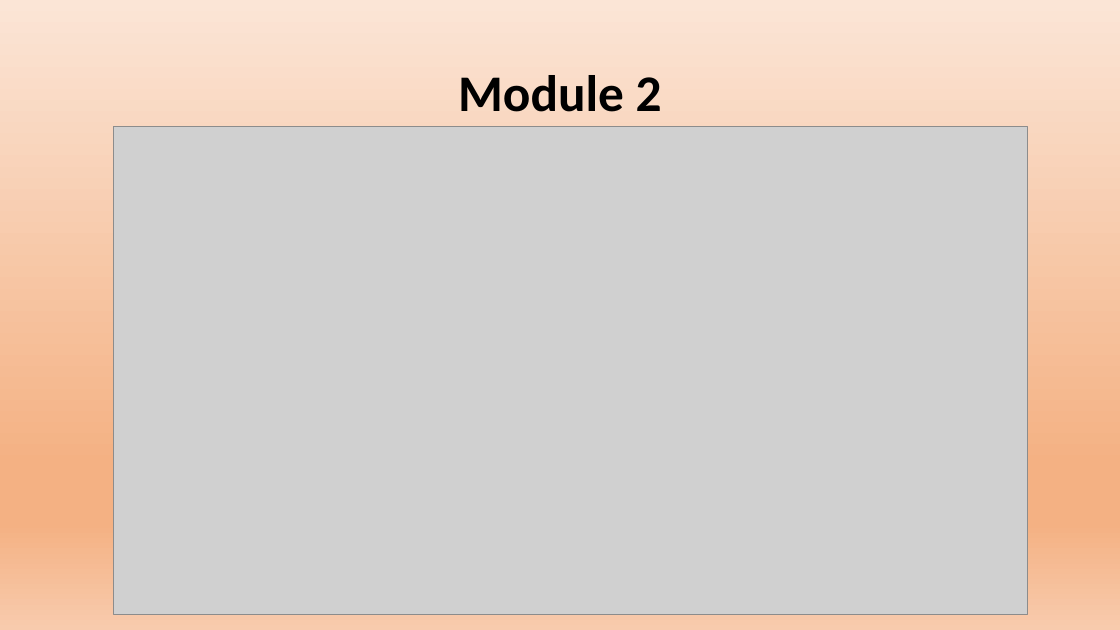
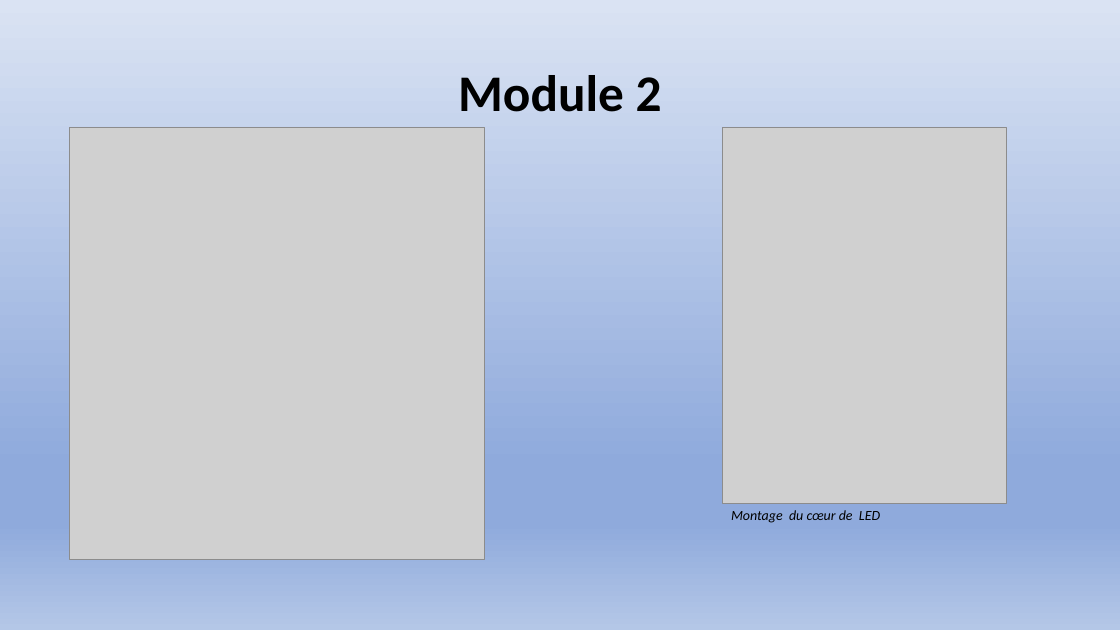
Before and after one commit to Exia-Jellyfish/UE-1-Projet-Grp7, a slide deck: slide 6 of PROJET 1 UE 1 diapositive.pptx. Drawn at 1120x630 pixels with LibreOffice and Linux fonts; fonts in the diff are those of the drawing; grey boxes stand for pictures. Boxes give left, top, right and bottom in pixels: in the first picture for what was removed or moved away, otherwise in the second. Text is boxed around its words. In the diff, an @@ line names an element or a change of style, - is before the commit and + after.

```diff
--- a/PROJET 1 UE 1 diapositive.pptx
+++ b/PROJET 1 UE 1 diapositive.pptx
@@ background gradient #FBE5D6 to #F4B183 to #F8CBAD to gradient #DAE3F3 to #8FAADC to #B4C7E7 @@
@@ picture: place and size @@
-picture at (113,126,1028,615)
+picture at (69,128,485,560)
@@ picture added at (723,128,1006,504) @@
@@ text added at (731,510,880,523), 12 pt, text #000000, italic @@
+Montage du cœur de LED
```
Also in this commit, not shown: 11 other slides changed.
